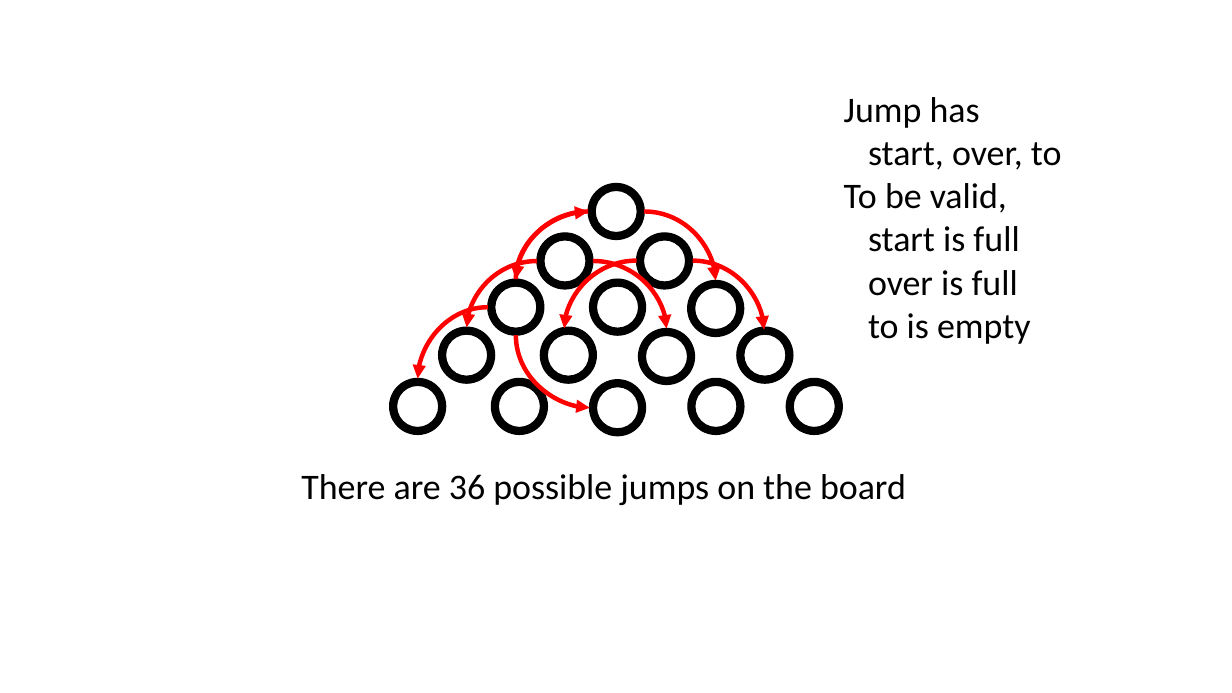
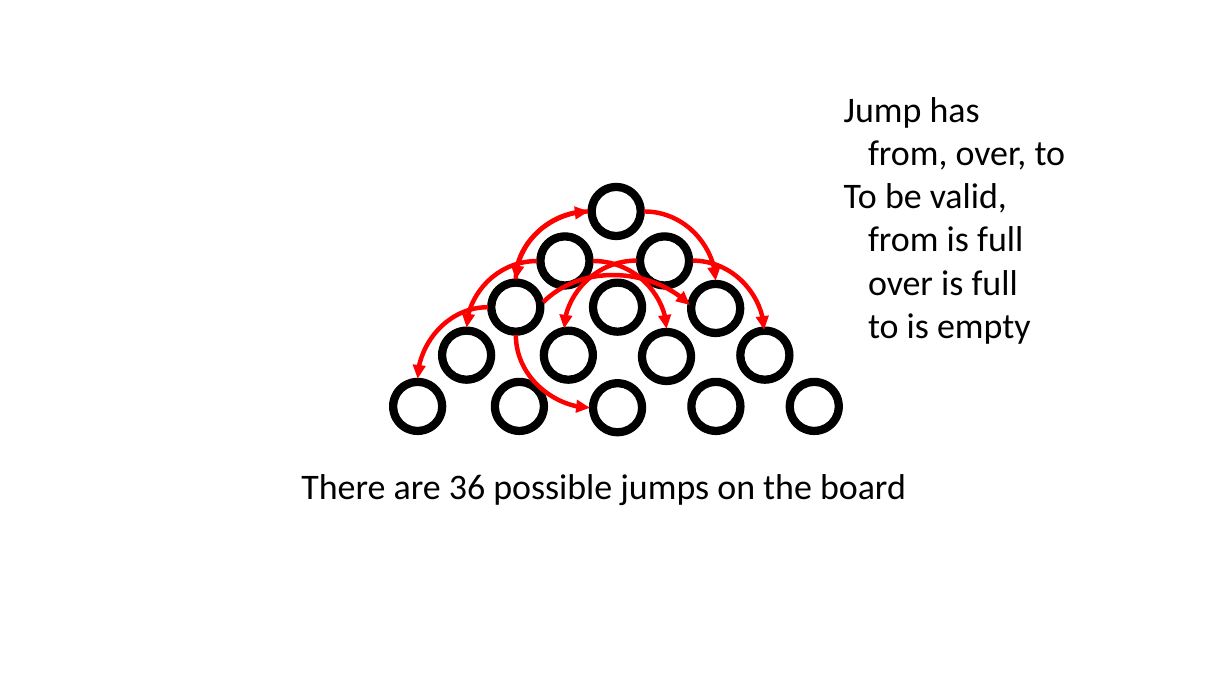
Before and after one commit to GregorKiczales/spd-materials, a slide deck: slide 8 of instructor/l17/l17-pad.pptx. Drawn at 1232x693 pixels with LibreOffice and Linux fonts; fonts in the diff are those of the drawing. Boxes give left, top, right and bottom in pixels: in the first picture for what was removed or moved away, otherwise in the second. Text is boxed around its words. In the diff, an @@ line names an element or a change of style, - is before the commit and + after.

```diff
--- a/instructor/l17/l17-pad.pptx
+++ b/instructor/l17/l17-pad.pptx
@@ text at (868,140,1066,170): text changed @@
-start, over, to
+from, over, to
@@ curved arrow added from (543, 302) to (689, 305), #FF0000 3.5 pt @@
@@ text at (868,226,1023,252): text changed @@
-start is full
+from is full
```
Also in this commit, not shown: 5 other slides changed, 1 slide removed, 1 other file.
